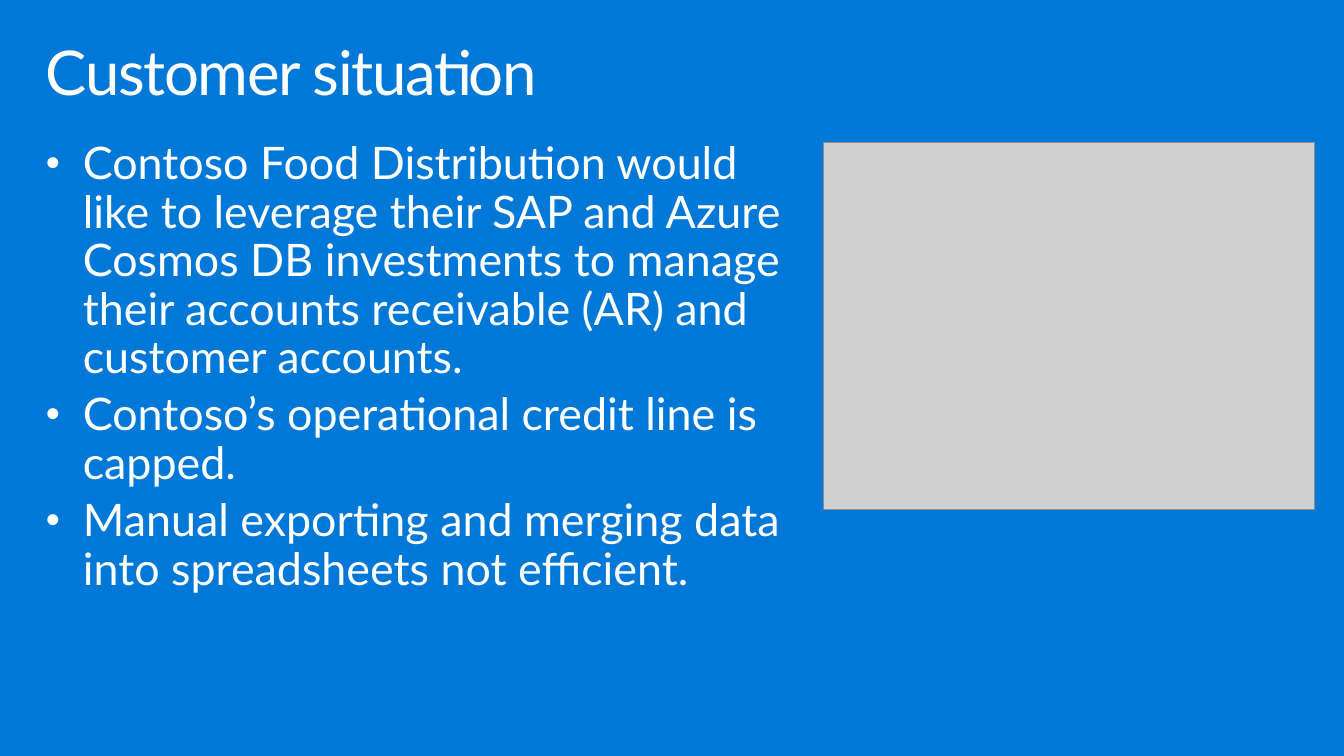
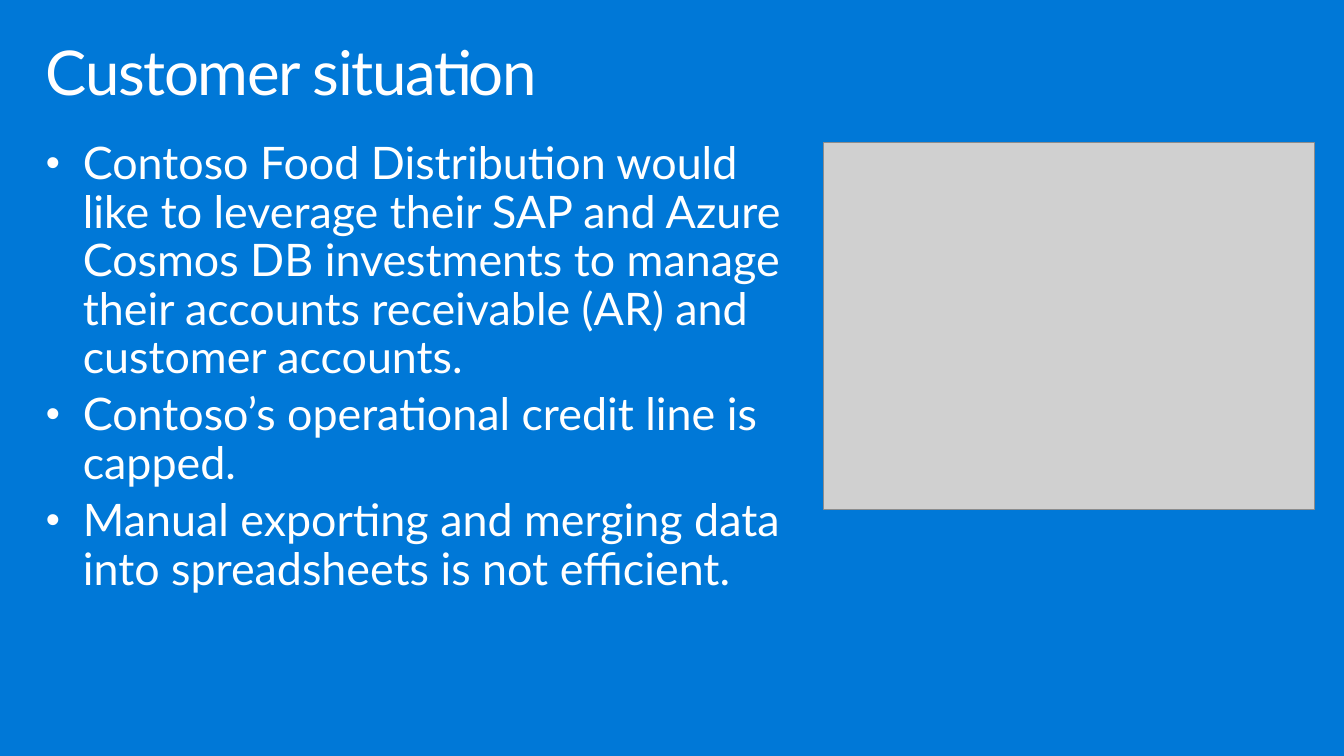
Before and after one commit to technofocus-pte/SAP-plus-extend-and-innovate-with-Data-and-AI, a slide deck: slide 4 of Whiteboard design session/WDS trainer presentation - SAP_plus_extend_and_innovate.pptx. Drawn at 1344x756 pixels with LibreOffice and Linux fonts; fonts in the diff are those of the drawing; grey boxes stand for pictures. Boxes give left, top, right and bottom in pixels: in the first picture for what was removed or moved away, otherwise in the second. Text is boxed around its words. In the diff, an @@ line names an element or a change of style, - is before the commit and + after.

```diff
--- a/Whiteboard design session/WDS trainer presentation - SAP_plus_extend_and_innovate.pptx
+++ b/Whiteboard design session/WDS trainer presentation - SAP_plus_extend_and_innovate.pptx
@@ text at (83, 503, 779, 593): text changed @@
-• Manual exporting and merging data into spreadsheets not efficient.
+• Manual exporting and merging data into spreadsheets is not efficient.
```
Also in this commit, not shown: 1 other slide changed.
